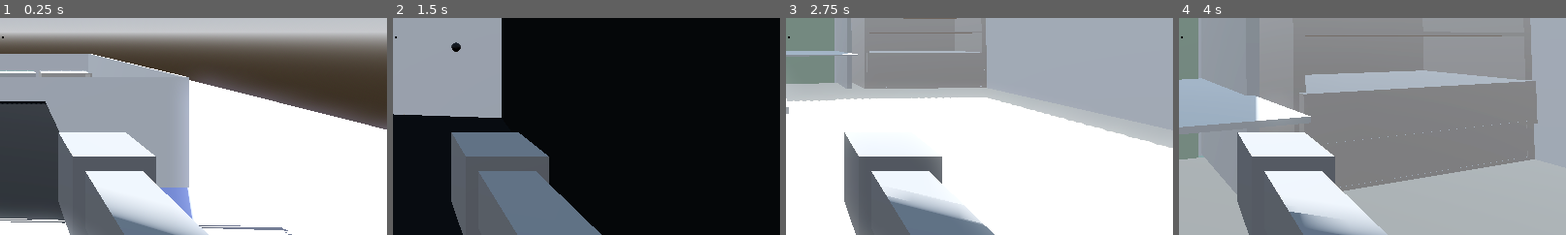
Above: before the commit, frames 1-4 (left to right).
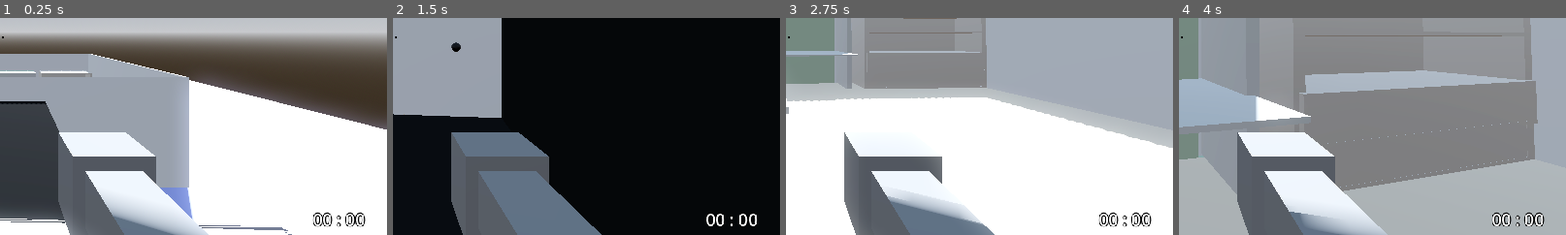
Above: after the commit, the same moments.

Repository: CAHSI-Game-Studios/Office-Search
Game: Godot game, scene res://world/player_test_platform.tscn
The game is run twice, just before and just after one commit, with the same random seed, the same clock (stepped at 60 frames per second) and the same inputs.
Inputs (mouse positions are % of the whole screen's width and height, from its top left):
- Up to frame 1 (0.25 s): no input
- Up to frame 2 (1.5 s): tap Enter (ui_accept) at 0.5, 0.77 s; move the mouse to (55, 50) at 0.52 s; hold W (up) from 0.53 s (still down); tap Tab (checklist_toggle) at 0.6 s; move the mouse to (45, 50) at 1.27 s; click (45, 50) at 1.35 s
- Up to frame 3 (2.75 s): keep holding W (up); tap Enter (ui_accept) at 1.52 s; move the mouse to (52, 48) at 2.02 s; hold Right mouse button (r_click) from 2.03 s (still down)
- Up to frame 4 (4 s): keep holding W (up); move the mouse to (49, 52) at 2.77 s; release Right mouse button (r_click) at 2.78 s; tap T (test) at 2.85 s; tap Enter (ui_accept) at 3.02, 3.77 s; move the mouse to (57, 51) at 3.52 s; tap Tab (checklist_toggle) at 3.6 s
The pictures show only the part of the screen within x 50-100%, y 47-97%; the shares and areas given below are measured in that part.

The runs differ from the first frame. In frame 1, 0.4% of the frame differs, in the area x 80-95%, y 89-97%; in frame 2, 0.3%; in frame 3, 0.4%; in frame 4, 0.5%.

Commit message:
Added Chronometer

Diff:
--- a/ui/Theme.tres
+++ b/ui/Theme.tres
@@ -38,6 +38,8 @@
 
 [resource]
 MenuButton/colors/font_color = Color(0.94902, 0.94902, 0.94902, 1)
+MenuButton/colors/font_outline_color = Color(0, 0, 0, 1)
+MenuButton/font_sizes/font_size = 20
 MenuButton/styles/focus = SubResource("StyleBoxFlat_cybq8")
 MenuButton/styles/hover = SubResource("StyleBoxFlat_bg3fi")
 MenuButton/styles/normal = SubResource("StyleBoxFlat_seip0")
--- /dev/null
+++ b/world/game_state/chronometer.gd
@@ -0,0 +1,19 @@
+extends Control
+
+@onready var label = $Label
+
+var time = 0
+var timer_on = false
+
+func _process(delta):
+	if timer_on:
+		time += delta
+		label.text = str(time)
+	var secs = fmod(time,60)
+	var mins = fmod(time,60*60)/60
+
+	var time_passed = "%02d : %02d" % [mins,secs]
+	label.text = time_passed
+
+func activate_timer():
+	timer_on = true
--- /dev/null
+++ b/world/game_state/chronometer.tscn
@@ -0,0 +1,36 @@
+[gd_scene load_steps=3 format=3 uid="uid://caqiw6g40k3bk"]
+
+[ext_resource type="Script" path="res://world/game_state/chronometer.gd" id="1_c486t"]
+[ext_resource type="Theme" uid="uid://de07ram6tteqs" path="res://ui/Theme.tres" id="2_vnrju"]
+
+[node name="Chronometer" type="Control"]
+layout_mode = 3
+anchor_left = -0.001
+anchor_top = 0.006
+anchor_right = 1.0
+anchor_bottom = 1.0
+offset_left = 0.152
+offset_top = 0.112
+grow_horizontal = 0
+grow_vertical = 0
+mouse_filter = 2
+script = ExtResource("1_c486t")
+
+[node name="Label" type="Label" parent="."]
+layout_mode = 1
+anchors_preset = -1
+anchor_left = 0.971379
+anchor_top = 0.96118
+anchor_right = 0.971379
+anchor_bottom = 0.96118
+offset_left = -40.0
+offset_top = -28.0
+grow_horizontal = 0
+grow_vertical = 0
+scale = Vector2(1, 1.03552)
+theme = ExtResource("2_vnrju")
+theme_override_colors/font_color = Color(1, 1, 1, 1)
+theme_override_colors/font_outline_color = Color(0, 0, 0, 1)
+theme_override_constants/outline_size = 5
+theme_override_font_sizes/font_size = 25
+metadata/_edit_use_anchors_ = true
--- a/world/game_state/game_state.gd
+++ b/world/game_state/game_state.gd
@@ -1,7 +1,8 @@
 extends Node3D
 
 @onready var findable_objects = $FindableObjects
-@onready var check_list = $CheckList
+@onready var check_list = $UI/CheckList
+
 
 var findables_list:Array = []
 
--- /dev/null
+++ b/world/game_state/start_door.gd
@@ -0,0 +1,11 @@
+extends Area3D
+
+
+# Called when the node enters the scene tree for the first time.
+func _ready():
+	pass # Replace with function body.
+
+
+# Called every frame. 'delta' is the elapsed time since the previous frame.
+func _process(delta):
+	pass
--- a/world/player_test_platform.tscn
+++ b/world/player_test_platform.tscn
@@ -11,7 +11,8 @@
 [ext_resource type="PackedScene" uid="uid://dqlvfijy1drkl" path="res://world/findable/findable_cup.tscn" id="7_11tu0"]
 [ext_resource type="PackedScene" uid="uid://dhmbbf4nfan7x" path="res://world/findable/findable_book.tscn" id="9_sr0vk"]
 [ext_resource type="PackedScene" uid="uid://b4jwiyot3j21g" path="res://world/findable/findable_folder.tscn" id="10_6my1d"]
-[ext_resource type="PackedScene" uid="uid://dpu4iafbkmpmp" path="res://world/assets/start_room.tscn" id="12_uq7tf"]
+[ext_resource type="PackedScene" path="res://world/assets/start_room.tscn" id="12_uq7tf"]
+[ext_resource type="PackedScene" uid="uid://caqiw6g40k3bk" path="res://world/game_state/chronometer.tscn" id="13_xws24"]
 
 [sub_resource type="ProceduralSkyMaterial" id="ProceduralSkyMaterial_cxo2o"]
 sky_horizon_color = Color(0.64625, 0.65575, 0.67075, 1)
@@ -64,159 +65,170 @@
 [node name="Player" parent="." instance=ExtResource("1_36u8i")]
 transform = Transform3D(1, 0, 0, 0, 1, 0, 0, 0, 1, 0.183582, 4.99041, 9.68229)
 
-[node name="CheckList" parent="." instance=ExtResource("3_6x76c")]
+[node name="Lights" type="Node3D" parent="."]
+
+[node name="WorldEnvironment" type="WorldEnvironment" parent="Lights"]
+environment = SubResource("Environment_3r01l")
+
+[node name="DirectionalLight3D" type="DirectionalLight3D" parent="Lights"]
+transform = Transform3D(-0.866024, -0.433016, 0.250001, 0, 0.499998, 0.866026, -0.500003, 0.749999, -0.43301, 0, 0, 0)
+shadow_enabled = true
+
+[node name="FixedObjects" type="Node3D" parent="."]
+
+[node name="Office2" parent="FixedObjects" instance=ExtResource("2_bbcx4")]
+transform = Transform3D(4.10733, 0, 0, 0, 1.28239, 0, 0, 0, 3.72237, 0, 0, -5)
+
+[node name="mouse_cahsi" parent="FixedObjects/Office2" instance=ExtResource("3_hbwx6")]
+transform = Transform3D(0.018, 0, 0, 0, 0.058, 0, 0, 0, 0.02, -0.428254, 0.818097, 0.192274)
+
+[node name="plant" parent="FixedObjects/Office2" instance=ExtResource("3_fd8ni")]
+transform = Transform3D(0.0290878, 0, -0.0259108, 0, 0.124767, 0, 0.0285905, 0, 0.032096, -1.10293, 0.886938, -0.586871)
+
+[node name="lamp_cahsi" parent="FixedObjects/Office2" instance=ExtResource("4_h53pw")]
+transform = Transform3D(0.0054286, 0, 0.016155, 0, 0.0545856, 0, -0.0178257, 0, 0.00599001, -1.13002, 0.816099, -0.377401)
+
+[node name="StaticBody3D" type="StaticBody3D" parent="FixedObjects/Office2"]
+transform = Transform3D(1, 0, 0, 0, 1, 0, 0, 0, 1, 0, 3.45104, 0)
+
+[node name="CollisionShape3D" type="CollisionShape3D" parent="FixedObjects/Office2/StaticBody3D"]
+transform = Transform3D(1, 0, 0, 0, 1, 0, 0, 0, 1.00004, -0.365543, -2.76458, 0.295684)
+shape = SubResource("BoxShape3D_frj4u")
+
+[node name="CollisionShape3D6" type="CollisionShape3D" parent="FixedObjects/Office2/StaticBody3D"]
+transform = Transform3D(1.17, 0, 0, 0, -1.22392e-08, -5.7, 0, 0.28, -2.49155e-07, -0.667453, -2.07, 1.47563)
+shape = SubResource("BoxShape3D_frj4u")
+
+[node name="CollisionShape3D11" type="CollisionShape3D" parent="FixedObjects/Office2/StaticBody3D"]
+transform = Transform3D(-1.46799, 0.0146541, -1.30398e-08, 0, -1.22392e-08, -5.7, -0.076934, -0.279616, 2.48813e-07, 0.020506, -2.67669, 4.65417)
+shape = SubResource("BoxShape3D_frj4u")
+
+[node name="CollisionShape3D14" type="CollisionShape3D" parent="FixedObjects/Office2/StaticBody3D"]
+transform = Transform3D(-0.479342, 0.0146541, -1.30398e-08, 0, -1.22392e-08, -5.7, -0.0251213, -0.279616, 2.48813e-07, -0.399179, -2.6767, 3.00424)
+shape = SubResource("BoxShape3D_frj4u")
+
+[node name="CollisionShape3D15" type="CollisionShape3D" parent="FixedObjects/Office2/StaticBody3D"]
+transform = Transform3D(-0.479342, 0.0146541, -1.30398e-08, 0, -1.22392e-08, -5.70001, -0.0251213, -0.279616, 2.48813e-07, 0.583331, -2.6767, 3.00424)
+shape = SubResource("BoxShape3D_frj4u")
+
+[node name="CollisionShape3D12" type="CollisionShape3D" parent="FixedObjects/Office2/StaticBody3D"]
+transform = Transform3D(0.0855693, 0.279616, -2.48813e-07, 0, -1.22392e-08, -5.7, -1.63276, 0.0146541, -1.30398e-08, -0.675272, -2.67669, 3.80994)
+shape = SubResource("BoxShape3D_frj4u")
+
+[node name="CollisionShape3D13" type="CollisionShape3D" parent="FixedObjects/Office2/StaticBody3D"]
+transform = Transform3D(0.0855693, 0.279616, -2.48813e-07, 0, -1.22392e-08, -5.70001, -1.63276, 0.0146541, -1.30398e-08, 0.776234, -2.6767, 3.88747)
+shape = SubResource("BoxShape3D_frj4u")
+
+[node name="CollisionShape3D16" type="CollisionShape3D" parent="FixedObjects/Office2/StaticBody3D"]
+transform = Transform3D(0.06761, 0.19981, -2.48918e-07, 0, -8.74228e-09, -5.7, -1.54852, 0.00872387, -1.0868e-08, 0.347806, -2.6767, 2.27266)
+shape = SubResource("BoxShape3D_frj4u")
+
+[node name="CollisionShape3D17" type="CollisionShape3D" parent="FixedObjects/Office2/StaticBody3D"]
+transform = Transform3D(0.0811208, 0.199726, -2.48813e-07, 0, -8.74228e-09, -5.7, -1.54788, 0.0104672, -1.30398e-08, -0.109474, -2.67671, 2.27148)
+shape = SubResource("BoxShape3D_frj4u")
+
+[node name="CollisionShape3D8" type="CollisionShape3D" parent="FixedObjects/Office2/StaticBody3D"]
+transform = Transform3D(2.75, 0, 0, 0, 0.00420747, -5.69936, 0, 0.279968, 0.085652, 0.128462, -2.07, -1.20339)
+shape = SubResource("BoxShape3D_frj4u")
+
+[node name="CollisionShape3D9" type="CollisionShape3D" parent="FixedObjects/Office2/StaticBody3D"]
+transform = Transform3D(-1.18021e-07, -0.28, 2.49155e-07, 0, -1.22392e-08, -5.7, 2.7, -1.22392e-08, 1.08909e-14, 1.51091, -2.07, 0.13591)
+shape = SubResource("BoxShape3D_frj4u")
+
+[node name="CollisionShape3D10" type="CollisionShape3D" parent="FixedObjects/Office2/StaticBody3D"]
+transform = Transform3D(-1.18021e-07, -0.28, 2.49155e-07, 0, -1.22392e-08, -5.70001, 2.7, -1.22392e-08, 1.08909e-14, -1.25907, -2.07, 0.118776)
+shape = SubResource("BoxShape3D_frj4u")
+
+[node name="CollisionShape3D7" type="CollisionShape3D" parent="FixedObjects/Office2/StaticBody3D"]
+transform = Transform3D(1.1, 0, 0, 0, -1.22392e-08, -5.7, 0, 0.28, -2.49155e-07, 0.954466, -2.07, 1.47684)
+shape = SubResource("BoxShape3D_frj4u")
+
+[node name="CollisionShape3D3" type="CollisionShape3D" parent="FixedObjects/Office2/StaticBody3D"]
+transform = Transform3D(1, 0, 0, 0, 1, 0, 0, 0, 1.00004, -0.0953517, -2.76458, -0.983114)
+shape = SubResource("BoxShape3D_frj4u")
+
+[node name="CollisionShape3D4" type="CollisionShape3D" parent="FixedObjects/Office2/StaticBody3D"]
+transform = Transform3D(1, 0, 0, 0, 1, 0, 0, 0, 1.00004, 0.0910483, -2.76458, -0.983114)
+shape = SubResource("BoxShape3D_frj4u")
+
+[node name="CollisionShape3D5" type="CollisionShape3D" parent="FixedObjects/Office2/StaticBody3D"]
+transform = Transform3D(0.77, 0, 0, 0, 1, 0, 0, 0, 0.5, 1.082, -2.765, -1.012)
+shape = SubResource("BoxShape3D_frj4u")
+
+[node name="CollisionShape3D2" type="CollisionShape3D" parent="FixedObjects/Office2/StaticBody3D"]
+transform = Transform3D(-0.0393295, 0, -0.999306, 0, 1, 0, 0.999219, 0, -0.0393325, -1.00102, -2.92599, -0.0733119)
+shape = SubResource("BoxShape3D_frj4u")
+
+[node name="Floor" type="MeshInstance3D" parent="FixedObjects"]
+transform = Transform3D(20, 0, 0, 0, 20, 0, 0, 0, 20, 0, 0, 0)
+mesh = SubResource("PlaneMesh_mcjei")
+skeleton = NodePath("../..")
+
+[node name="StaticBody3D" type="StaticBody3D" parent="FixedObjects/Floor"]
+
+[node name="CollisionShape3D" type="CollisionShape3D" parent="FixedObjects/Floor/StaticBody3D"]
+transform = Transform3D(2, 0, 0, 0, 0.001, 0, 0, 0, 2, -0.00691712, -0.000244093, 0.00360174)
+shape = SubResource("BoxShape3D_d1r37")
+
+[node name="FindableObjects" type="Node3D" parent="."]
+
+[node name="Cup" parent="FindableObjects" instance=ExtResource("7_11tu0")]
+transform = Transform3D(0.12, 0, 0, 0, 0.12, 0, 0, 0, 0.111711, -3.40273, 1.10288, -4.43539)
+
+[node name="Book" parent="FindableObjects" instance=ExtResource("9_sr0vk")]
+transform = Transform3D(0.285, 0, 0, 0, 0.285, 0, 0, 0, 0.285, 0, 1.05755, -3.82522)
+collision_layer = 2
+collision_mask = 2
+
+[node name="Folder" parent="FindableObjects" instance=ExtResource("10_6my1d")]
+transform = Transform3D(0.405, 0, 0, 0, 0.405, 0, 0, 0, 0.405, 0, 1.03386, -8.00608)
+collision_layer = 2
+collision_mask = 2
+
+[node name="InteractableObjects" type="Node3D" parent="."]
+
+[node name="Cube" parent="InteractableObjects" instance=ExtResource("4_p7wev")]
+transform = Transform3D(1, 0, 0, 0, 1, 0, 0, 0, 1, 3.44536, 6.88561, -0.91372)
+collision_mask = 3
+
+[node name="MeshInstance3D2" type="MeshInstance3D" parent="InteractableObjects/Cube"]
+mesh = SubResource("BoxMesh_iyeqe")
+
+[node name="Cube2" parent="InteractableObjects" instance=ExtResource("4_p7wev")]
+transform = Transform3D(1, 0, 0, 0, 1, 0, 0, 0, 1, -2.77593, 6.88561, -0.796041)
+collision_mask = 3
+
+[node name="MeshInstance3D4" type="MeshInstance3D" parent="InteractableObjects/Cube2"]
+mesh = SubResource("BoxMesh_iryge")
+skeleton = NodePath("../../Cube")
+
+[node name="Cube3" parent="InteractableObjects" instance=ExtResource("4_p7wev")]
+transform = Transform3D(1, 0, 0, 0, 1, 0, 0, 0, 1, 0, 6.88561, -1.18233)
+collision_mask = 3
+
+[node name="MeshInstance3D3" type="MeshInstance3D" parent="InteractableObjects/Cube3"]
+mesh = SubResource("BoxMesh_rohwr")
+skeleton = NodePath("../../Cube")
+
+[node name="start_room" parent="." instance=ExtResource("12_uq7tf")]
+transform = Transform3D(0.0476818, 0, 0.998863, 0, 1, 0, -0.998863, 0, 0.0476818, 0.238012, 0, 9.33711)
+
+[node name="UI" type="Control" parent="."]
+layout_mode = 3
+anchor_right = 1.0
+anchor_bottom = 0.995
+offset_bottom = 0.239929
+mouse_filter = 2
+
+[node name="CheckList" parent="UI" instance=ExtResource("3_6x76c")]
+layout_mode = 1
 offset_left = -2.0
 offset_top = -3.0
 offset_right = -2.0
 offset_bottom = -3.0
 
-[node name="Lights" type="Node3D" parent="."]
-
-[node name="WorldEnvironment" type="WorldEnvironment" parent="Lights"]
-environment = SubResource("Environment_3r01l")
-
-[node name="DirectionalLight3D" type="DirectionalLight3D" parent="Lights"]
-transform = Transform3D(-0.866024, -0.433016, 0.250001, 0, 0.499998, 0.866026, -0.500003, 0.749999, -0.43301, 0, 0, 0)
-shadow_enabled = true
-
-[node name="FixedObjects" type="Node3D" parent="."]
-
-[node name="Office2" parent="FixedObjects" instance=ExtResource("2_bbcx4")]
-transform = Transform3D(4.10733, 0, 0, 0, 1.28239, 0, 0, 0, 3.72237, 0, 0, -5)
-
-[node name="mouse_cahsi" parent="FixedObjects/Office2" instance=ExtResource("3_hbwx6")]
-transform = Transform3D(0.018, 0, 0, 0, 0.058, 0, 0, 0, 0.02, -0.428254, 0.818097, 0.192274)
-
-[node name="plant" parent="FixedObjects/Office2" instance=ExtResource("3_fd8ni")]
-transform = Transform3D(0.0290878, 0, -0.0259108, 0, 0.124767, 0, 0.0285905, 0, 0.032096, -1.10293, 0.886938, -0.586871)
-
-[node name="lamp_cahsi" parent="FixedObjects/Office2" instance=ExtResource("4_h53pw")]
-transform = Transform3D(0.0054286, 0, 0.016155, 0, 0.0545856, 0, -0.0178257, 0, 0.00599001, -1.13002, 0.816099, -0.377401)
-
-[node name="StaticBody3D" type="StaticBody3D" parent="FixedObjects/Office2"]
-transform = Transform3D(1, 0, 0, 0, 1, 0, 0, 0, 1, 0, 3.45104, 0)
-
-[node name="CollisionShape3D" type="CollisionShape3D" parent="FixedObjects/Office2/StaticBody3D"]
-transform = Transform3D(1, 0, 0, 0, 1, 0, 0, 0, 1.00004, -0.365543, -2.76458, 0.295684)
-shape = SubResource("BoxShape3D_frj4u")
-
-[node name="CollisionShape3D6" type="CollisionShape3D" parent="FixedObjects/Office2/StaticBody3D"]
-transform = Transform3D(1.17, 0, 0, 0, -1.22392e-08, -5.7, 0, 0.28, -2.49155e-07, -0.667453, -2.07, 1.47563)
-shape = SubResource("BoxShape3D_frj4u")
-
-[node name="CollisionShape3D11" type="CollisionShape3D" parent="FixedObjects/Office2/StaticBody3D"]
-transform = Transform3D(-1.46799, 0.0146541, -1.30398e-08, 0, -1.22392e-08, -5.7, -0.076934, -0.279616, 2.48813e-07, 0.020506, -2.67669, 4.65417)
-shape = SubResource("BoxShape3D_frj4u")
-
-[node name="CollisionShape3D14" type="CollisionShape3D" parent="FixedObjects/Office2/StaticBody3D"]
-transform = Transform3D(-0.479342, 0.0146541, -1.30398e-08, 0, -1.22392e-08, -5.7, -0.0251213, -0.279616, 2.48813e-07, -0.399179, -2.6767, 3.00424)
-shape = SubResource("BoxShape3D_frj4u")
-
-[node name="CollisionShape3D15" type="CollisionShape3D" parent="FixedObjects/Office2/StaticBody3D"]
-transform = Transform3D(-0.479342, 0.0146541, -1.30398e-08, 0, -1.22392e-08, -5.70001, -0.0251213, -0.279616, 2.48813e-07, 0.583331, -2.6767, 3.00424)
-shape = SubResource("BoxShape3D_frj4u")
-
-[node name="CollisionShape3D12" type="CollisionShape3D" parent="FixedObjects/Office2/StaticBody3D"]
-transform = Transform3D(0.0855693, 0.279616, -2.48813e-07, 0, -1.22392e-08, -5.7, -1.63276, 0.0146541, -1.30398e-08, -0.675272, -2.67669, 3.80994)
-shape = SubResource("BoxShape3D_frj4u")
-
-[node name="CollisionShape3D13" type="CollisionShape3D" parent="FixedObjects/Office2/StaticBody3D"]
-transform = Transform3D(0.0855693, 0.279616, -2.48813e-07, 0, -1.22392e-08, -5.70001, -1.63276, 0.0146541, -1.30398e-08, 0.776234, -2.6767, 3.88747)
-shape = SubResource("BoxShape3D_frj4u")
-
-[node name="CollisionShape3D16" type="CollisionShape3D" parent="FixedObjects/Office2/StaticBody3D"]
-transform = Transform3D(0.06761, 0.19981, -2.48918e-07, 0, -8.74228e-09, -5.7, -1.54852, 0.00872387, -1.0868e-08, 0.347806, -2.6767, 2.27266)
-shape = SubResource("BoxShape3D_frj4u")
-
-[node name="CollisionShape3D17" type="CollisionShape3D" parent="FixedObjects/Office2/StaticBody3D"]
-transform = Transform3D(0.0811208, 0.199726, -2.48813e-07, 0, -8.74228e-09, -5.7, -1.54788, 0.0104672, -1.30398e-08, -0.109474, -2.67671, 2.27148)
-shape = SubResource("BoxShape3D_frj4u")
-
-[node name="CollisionShape3D8" type="CollisionShape3D" parent="FixedObjects/Office2/StaticBody3D"]
-transform = Transform3D(2.75, 0, 0, 0, 0.00420747, -5.69936, 0, 0.279968, 0.085652, 0.128462, -2.07, -1.20339)
-shape = SubResource("BoxShape3D_frj4u")
-
-[node name="CollisionShape3D9" type="CollisionShape3D" parent="FixedObjects/Office2/StaticBody3D"]
-transform = Transform3D(-1.18021e-07, -0.28, 2.49155e-07, 0, -1.22392e-08, -5.7, 2.7, -1.22392e-08, 1.08909e-14, 1.51091, -2.07, 0.13591)
-shape = SubResource("BoxShape3D_frj4u")
-
-[node name="CollisionShape3D10" type="CollisionShape3D" parent="FixedObjects/Office2/StaticBody3D"]
-transform = Transform3D(-1.18021e-07, -0.28, 2.49155e-07, 0, -1.22392e-08, -5.70001, 2.7, -1.22392e-08, 1.08909e-14, -1.25907, -2.07, 0.118776)
-shape = SubResource("BoxShape3D_frj4u")
-
-[node name="CollisionShape3D7" type="CollisionShape3D" parent="FixedObjects/Office2/StaticBody3D"]
-transform = Transform3D(1.1, 0, 0, 0, -1.22392e-08, -5.7, 0, 0.28, -2.49155e-07, 0.954466, -2.07, 1.47684)
-shape = SubResource("BoxShape3D_frj4u")
-
-[node name="CollisionShape3D3" type="CollisionShape3D" parent="FixedObjects/Office2/StaticBody3D"]
-transform = Transform3D(1, 0, 0, 0, 1, 0, 0, 0, 1.00004, -0.0953517, -2.76458, -0.983114)
-shape = SubResource("BoxShape3D_frj4u")
-
-[node name="CollisionShape3D4" type="CollisionShape3D" parent="FixedObjects/Office2/StaticBody3D"]
-transform = Transform3D(1, 0, 0, 0, 1, 0, 0, 0, 1.00004, 0.0910483, -2.76458, -0.983114)
-shape = SubResource("BoxShape3D_frj4u")
-
-[node name="CollisionShape3D5" type="CollisionShape3D" parent="FixedObjects/Office2/StaticBody3D"]
-transform = Transform3D(0.77, 0, 0, 0, 1, 0, 0, 0, 0.5, 1.082, -2.765, -1.012)
-shape = SubResource("BoxShape3D_frj4u")
-
-[node name="CollisionShape3D2" type="CollisionShape3D" parent="FixedObjects/Office2/StaticBody3D"]
-transform = Transform3D(-0.0393295, 0, -0.999306, 0, 1, 0, 0.999219, 0, -0.0393325, -1.00102, -2.92599, -0.0733119)
-shape = SubResource("BoxShape3D_frj4u")
-
-[node name="Floor" type="MeshInstance3D" parent="FixedObjects"]
-transform = Transform3D(20, 0, 0, 0, 20, 0, 0, 0, 20, 0, 0, 0)
-mesh = SubResource("PlaneMesh_mcjei")
-skeleton = NodePath("../..")
-
-[node name="StaticBody3D" type="StaticBody3D" parent="FixedObjects/Floor"]
-
-[node name="CollisionShape3D" type="CollisionShape3D" parent="FixedObjects/Floor/StaticBody3D"]
-transform = Transform3D(2, 0, 0, 0, 0.001, 0, 0, 0, 2, -0.00691712, -0.000244093, 0.00360174)
-shape = SubResource("BoxShape3D_d1r37")
-
-[node name="FindableObjects" type="Node3D" parent="."]
-
-[node name="Cup" parent="FindableObjects" instance=ExtResource("7_11tu0")]
-transform = Transform3D(0.12, 0, 0, 0, 0.12, 0, 0, 0, 0.111711, -3.40273, 1.10288, -4.43539)
-
-[node name="Book" parent="FindableObjects" instance=ExtResource("9_sr0vk")]
-transform = Transform3D(0.285, 0, 0, 0, 0.285, 0, 0, 0, 0.285, 0, 1.05755, -3.82522)
-collision_layer = 2
-collision_mask = 2
-
-[node name="Folder" parent="FindableObjects" instance=ExtResource("10_6my1d")]
-transform = Transform3D(0.405, 0, 0, 0, 0.405, 0, 0, 0, 0.405, 0, 1.03386, -8.00608)
-collision_layer = 2
-collision_mask = 2
-
-[node name="InteractableObjects" type="Node3D" parent="."]
-
-[node name="Cube" parent="InteractableObjects" instance=ExtResource("4_p7wev")]
-transform = Transform3D(1, 0, 0, 0, 1, 0, 0, 0, 1, 3.44536, 6.88561, -0.91372)
-collision_mask = 3
-
-[node name="MeshInstance3D2" type="MeshInstance3D" parent="InteractableObjects/Cube"]
-mesh = SubResource("BoxMesh_iyeqe")
-
-[node name="Cube2" parent="InteractableObjects" instance=ExtResource("4_p7wev")]
-transform = Transform3D(1, 0, 0, 0, 1, 0, 0, 0, 1, -2.77593, 6.88561, -0.796041)
-collision_mask = 3
-
-[node name="MeshInstance3D4" type="MeshInstance3D" parent="InteractableObjects/Cube2"]
-mesh = SubResource("BoxMesh_iryge")
-skeleton = NodePath("../../Cube")
-
-[node name="Cube3" parent="InteractableObjects" instance=ExtResource("4_p7wev")]
-transform = Transform3D(1, 0, 0, 0, 1, 0, 0, 0, 1, 0, 6.88561, -1.18233)
-collision_mask = 3
-
-[node name="MeshInstance3D3" type="MeshInstance3D" parent="InteractableObjects/Cube3"]
-mesh = SubResource("BoxMesh_rohwr")
-skeleton = NodePath("../../Cube")
-
-[node name="start_room" parent="." instance=ExtResource("12_uq7tf")]
-transform = Transform3D(0.0476818, 0, 0.998863, 0, 1, 0, -0.998863, 0, 0.0476818, 0.238012, 0, 9.33711)
+[node name="Chronometer" parent="UI" instance=ExtResource("13_xws24")]
+layout_mode = 1
 
 [connection signal="object_consumed" from="FindableObjects/Cup" to="." method="_on_findable_object_consumed"]
 [connection signal="object_consumed" from="FindableObjects/Book" to="." method="_on_findable_object_consumed"]
Not shown: 1 places in ui/Checklist.tscn that only renumber resources
Not shown: 1 places in ui/Theme.tres that only renumber resources
Not shown: 1 places in world/player_test_platform.tscn that only renumber resources
